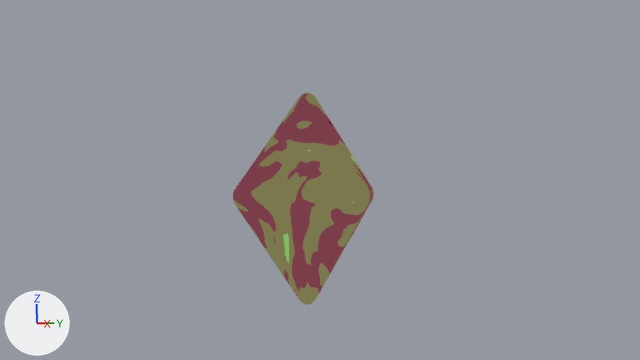
An edit to the Blender file !Project First Contact/ajowfh.blend, drawn before and after from the same camera.
One viewpoint serves both versions: the file's camera 'Camera'. The lights are fixed; the arrows at lower left show +X, +Y and +Z.
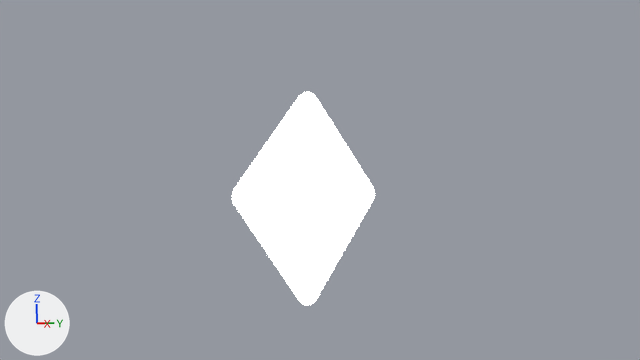
Diff of the bpy script that builds the scene:
```diff
--- a/!Project First Contact/ajowfh.blend.py
+++ b/!Project First Contact/ajowfh.blend.py
@@ mat_outline @@
+mat_outline = emission_material('outline')
+mat_outline.base_color = (0.406, 0.406, 0.406)  # grey #ababab
+mat_outline.strength = 16.1
@@ me_cone_001 @@
 me_cone_001.from_pydata(...)  # 96 vertices, 98 faces; spans x -0.92..0.92, y -0.92..0.92, z -1.91..0.32
 me_cone_001.materials.append(mat_material_002)
+me_cone_001.materials.append(mat_outline)  # grey #ababab
@@ ob_cone_001 @@
 ob_cone_001.rotation_euler = (0.0, 0.0, 0.262)  # degrees (0, 0, 15)
+_m = ob_cone_001.modifiers.new('Solidify', 'SOLIDIFY')
+_m.thickness = -0.01
+_m.material_offset = 1
+_m.use_flip_normals = True
```

Pixel boxes [x1, y1, x2, y2] of what changed, in the pictures (640 x 360 px):
'Cone.001', recoloured, modifiers changed
    before: [233, 93, 374, 305]
    after: [232, 92, 375, 306]
